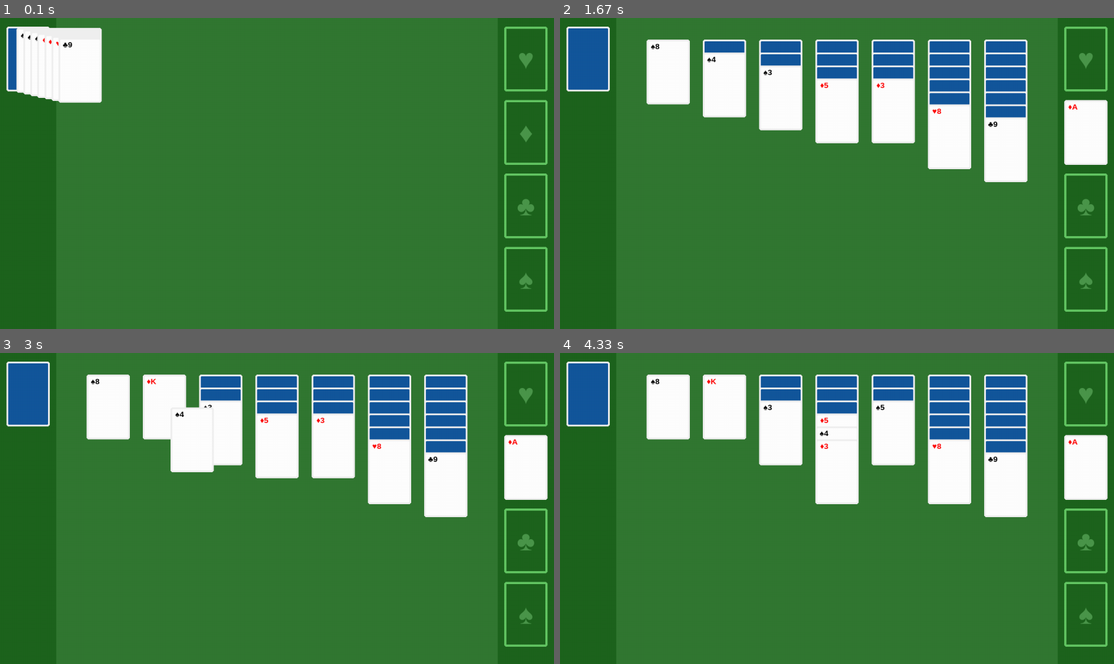
Above: before the commit, frames 1-4 (two rows, left to right).
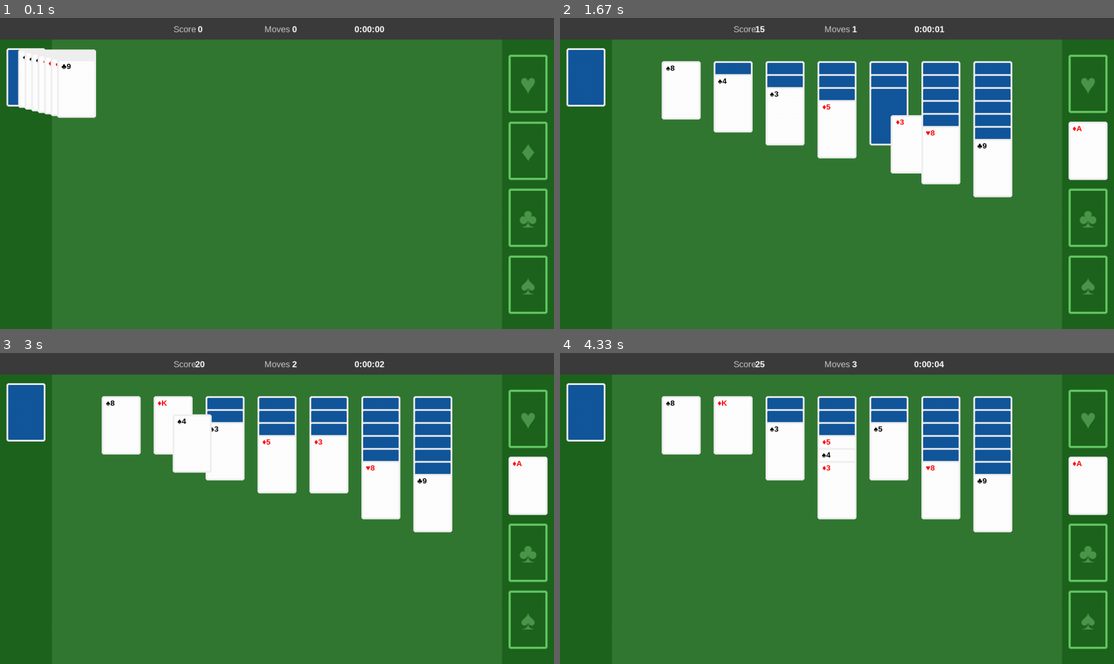
Above: after the commit, the same moments.

Repository: billydanke/Solitaire
Game: pygame game, started from Application.py
The game is run twice, just before and just after one commit, with the same random seed, the same clock (stepped at 60 frames per second) and the same inputs.
Inputs (mouse positions are in pixels of both pictures, inside the frame that each line leads up to):
- Up to frame 1 (0.1 s): no input
- Up to frame 2 (1.67 s): press the mouse at (704, 176) at 0.37 s; move the mouse to (798, 207) at 0.47 s; release the mouse at (892, 241) at 0.6 s; click (886, 92) at 0.72 s; click (903, 151) at 1.05 s; press the mouse at (903, 151) at 1.37 s; move the mouse to (914, 151) at 1.47 s; release the mouse at (925, 154) at 1.6 s
- Up to frame 3 (3 s): click (454, 421) at 1.75 s; press the mouse at (343, 486) at 2.2 s; move the mouse to (337, 449) at 2.3 s; release the mouse at (337, 415) at 2.43 s; click (171, 433) at 2.92 s
- Up to frame 4 (4.33 s): click (875, 458) at 3.42 s

The runs differ from the first frame. In frame 1, 11% of the frame differs, in the area x 0-100%, y 0-96%; in frame 2, 26%; in frame 3, 25%; in frame 4, 25%.

Commit message:
added score management and display

Diff:
--- a/Application.py
+++ b/Application.py
@@ -3,8 +3,8 @@
 import PyGameComponents
 from SuitStack import SuitStack
 from CardLane import CardLane
-from Card import Card
 from DrawPile import DrawPile
+from ScoreDisplay import ScoreDisplay
 import pygame
 
 pygame.init()
@@ -17,23 +17,25 @@
 menu.addContentItem(leftRect) # Note that order you add content items to the menu is the draw order
 menu.addContentItem(rightRect)
 
-drawPile = DrawPile(15,20, 10)
+drawPile = DrawPile(15,70, 10)
 menu.addContentItem(drawPile)
 
 for i in range(1,8):
-    cardLane = CardLane(200 + (i-1) * (DeckManager.cardSize[0] + 30), 50, i, DeckManager.cardSpacing)
-
+    cardLane = CardLane(235 + (i-1) * (DeckManager.cardSize[0] + 30), 100, i, DeckManager.cardSpacing)
     menu.addContentItem(cardLane)
 
-stackHearts = SuitStack(EventManager.windowSize[0] - (DeckManager.cardSize[0] + 15), 20, "Hearts")
-stackDiamonds = SuitStack(EventManager.windowSize[0] - (DeckManager.cardSize[0] + 15), 20 + (1) * (DeckManager.cardSize[1] + 20), "Diamonds")
-stackClubs = SuitStack(EventManager.windowSize[0] - (DeckManager.cardSize[0] + 15), 20 + (2) * (DeckManager.cardSize[1] + 20), "Clubs")
-stackSpades = SuitStack(EventManager.windowSize[0] - (DeckManager.cardSize[0] + 15), 20 + (3) * (DeckManager.cardSize[1] + 20), "Spades")
+stackHearts = SuitStack(EventManager.windowSize[0] - (DeckManager.cardSize[0] + 15), 85, "Hearts")
+stackDiamonds = SuitStack(EventManager.windowSize[0] - (DeckManager.cardSize[0] + 15), 85 + (1) * (DeckManager.cardSize[1] + 20), "Diamonds")
+stackClubs = SuitStack(EventManager.windowSize[0] - (DeckManager.cardSize[0] + 15), 85 + (2) * (DeckManager.cardSize[1] + 20), "Clubs")
+stackSpades = SuitStack(EventManager.windowSize[0] - (DeckManager.cardSize[0] + 15), 85 + (3) * (DeckManager.cardSize[1] + 20), "Spades")
 
 menu.addContentItem(stackHearts)
 menu.addContentItem(stackDiamonds)
 menu.addContentItem(stackClubs)
 menu.addContentItem(stackSpades)
+
+scoreDisplay = ScoreDisplay(50,(60,60,60))
+menu.addContentItem(scoreDisplay)
 
 menu.isDrawn = True
 
--- a/Card.py
+++ b/Card.py
@@ -1,6 +1,7 @@
 import PyGameComponents
 import EventManager
 import DeckManager
+import ScoreManager
 import Utils
 
 class Card():
@@ -133,6 +134,10 @@
                 _,_,card = self.owner.getTopmostCard()
                 if(self.owner.type != "DrawPile" and card != None and card.flippedOver): # Unflip the card above in the original lane
                     card.setFlipState(False)
+                    ScoreManager.HandleCardTurnover()
+
+                # Calculate score from this move
+                ScoreManager.HandleMove(self.owner.type, destination.type)
 
                 self.owner = destination
                 dropPosition = [destination.x, destination.getCardDropPosition()]
@@ -172,6 +177,10 @@
                     _,_,card = self.owner.getTopmostCard()
                     if(self.owner.type != "DrawPile" and card != None and card.flippedOver): # Unflip the card above in the original lane
                         card.setFlipState(False)
+                        ScoreManager.HandleCardTurnover()
+
+                # Calculate score from this move
+                ScoreManager.HandleMove(self.owner.type, destination.type)
 
                 self.owner = destination
                 dropPosition = [destination.x, destination.getCardDropPosition()]
--- a/DeckManager.py
+++ b/DeckManager.py
@@ -9,7 +9,8 @@
 values = list(range(1,13))
 deck = [(suit,value) for suit in suits for value in values]
 
-cardSize = [100, 150]
+#cardSize = [100, 150]
+cardSize = [90,135]
 cardSpacing = 30
 
 laneList:list[CardLane] = []
--- a/DrawPile.py
+++ b/DrawPile.py
@@ -1,6 +1,7 @@
 import DeckManager
 import EventManager
 import PyGameComponents
+import ScoreManager
 from Card import Card
 
 class DrawPile():
@@ -62,6 +63,9 @@
         y = self.y + self.height + self.drawShiftOffset
         card.lerpTo(self.x,y,0.1)
 
+        # Handle score
+        ScoreManager.HandlePileMove()
+
     def loopCardsBack(self):
         # Reverse the card list
         self.cards.reverse()
@@ -73,6 +77,9 @@
             self.pileCards.append(card)
             card.setFlipState(True)
             card.lerpTo(self.x,self.y,0.1)
+
+        # Handle score
+        ScoreManager.HandlePileTurnover()
 
     def PopulateCards(self):
         while(len(DeckManager.deck) > 0):
--- /dev/null
+++ b/ScoreDisplay.py
@@ -0,0 +1,60 @@
+import EventManager
+import ScoreManager
+import PyGameComponents
+from datetime import timedelta
+
+class ScoreDisplay():
+    def __init__(self, height, color):
+        self.x = 0
+        self.y = 0
+        self.width = EventManager.windowSize[0]
+        self.height = height
+        self.color = color
+
+        self.backgroundRectangle = PyGameComponents.Rectangle(self.x,self.y, self.width, self.height, self.color, 255, 0, 0)
+
+        self.scoreLabel = PyGameComponents.Text(self.x + self.width/3, self.y + self.height/2, "Score", 'arial', 20, (200,200,200))
+        self.scoreDisplay = PyGameComponents.Text(self.x + self.width/3 + 35, self.y + self.height/2, "0", 'arial', 20, (255,255,255), True)
+
+        self.movesLabel = PyGameComponents.Text(self.x + self.width/2, self.y + self.height/2, "Moves", 'arial', 20, (200,200,200))
+        self.movesDisplay = PyGameComponents.Text(self.x + self.width/2 + 40, self.y + self.height/2, "0", 'arial', 20, (255,255,255), True)
+
+        self.timeDisplay = PyGameComponents.Text(self.x + self.width/3*2, self.y + self.height/2, "0:00:00", 'arial', 20, (255,255,255), True)
+
+        self.score = ScoreManager.score
+        self.moves = ScoreManager.moves
+        self.timeString = ""
+
+        self.isDrawn = True
+
+    def updateTimeDisplay(self):
+        timeDifference = ScoreManager.GetElapsedTime()
+        hours, remainder = divmod(timeDifference.total_seconds(), 3600)
+        minutes, seconds = divmod(remainder, 60)
+        timeString = f"{int(hours):01}:{int(minutes):02}:{int(seconds):02}"
+        if(self.timeString != timeString):
+            self.timeString = timeString
+            self.timeDisplay.changeText(timeString)
+
+    def updateScoreDisplay(self):
+        if(self.score != ScoreManager.score):
+            self.score = ScoreManager.score
+            self.scoreDisplay.changeText(str(self.score))
+
+    def updateMovesDisplay(self):
+        if(self.moves != ScoreManager.moves):
+            self.moves = ScoreManager.moves
+            self.movesDisplay.changeText(str(self.moves))
+
+    def draw(self,screen):
+        if(self.isDrawn):
+            self.updateTimeDisplay()
+            self.updateScoreDisplay()
+            self.updateMovesDisplay()
+
+            self.backgroundRectangle.draw(screen)
+            self.scoreLabel.draw(screen)
+            self.scoreDisplay.draw(screen)
+            self.movesLabel.draw(screen)
+            self.movesDisplay.draw(screen)
+            self.timeDisplay.draw(screen)
--- /dev/null
+++ b/ScoreManager.py
@@ -0,0 +1,60 @@
+from datetime import datetime
+from datetime import timedelta
+
+score:int = 0
+moves:int = 0
+pileTurnovers:int = 0
+startTime:datetime = datetime.now()
+timeElapsed:datetime
+
+def HandleMove(sourceType:str, destinationType:str):
+    # This is where all moves will be calculated for score
+    # For instance, from DrawPile to CardLane is +10 points.
+    global moves
+
+    # Add 1 to moves
+    moves += 1
+
+    # Card moved to a SuitStack
+    if(destinationType == "SuitStack"):
+        AdjustScore(10)
+        return
+
+    # Card moved from a suit stack
+    if(sourceType == "SuitStack"):
+        AdjustScore(-15)
+        return
+
+    # Card moved from the DrawPile to a SuitStack
+    if(sourceType == "DrawPile"):
+        AdjustScore(5)
+        return
+
+def HandleCardTurnover():
+    # When a card is turned over from a CardLane, +10 points
+    AdjustScore(5)
+
+def HandlePileMove():
+    global moves
+    moves += 1
+
+def HandlePileTurnover():
+    # When the DrawPile turns over, -100 points for the second turnover onward.
+    global pileTurnovers
+
+    if(pileTurnovers > 0):
+        AdjustScore(-100)
+
+    pileTurnovers += 1
+
+def AdjustScore(amount:int):
+    # Adjust score without allowing the score to fall below 0.
+    global score
+    score += amount
+
+    if(score < 0):
+        score = 0
+
+def GetElapsedTime() -> timedelta:
+    timeDifference = datetime.now() - startTime
+    return timeDifference
